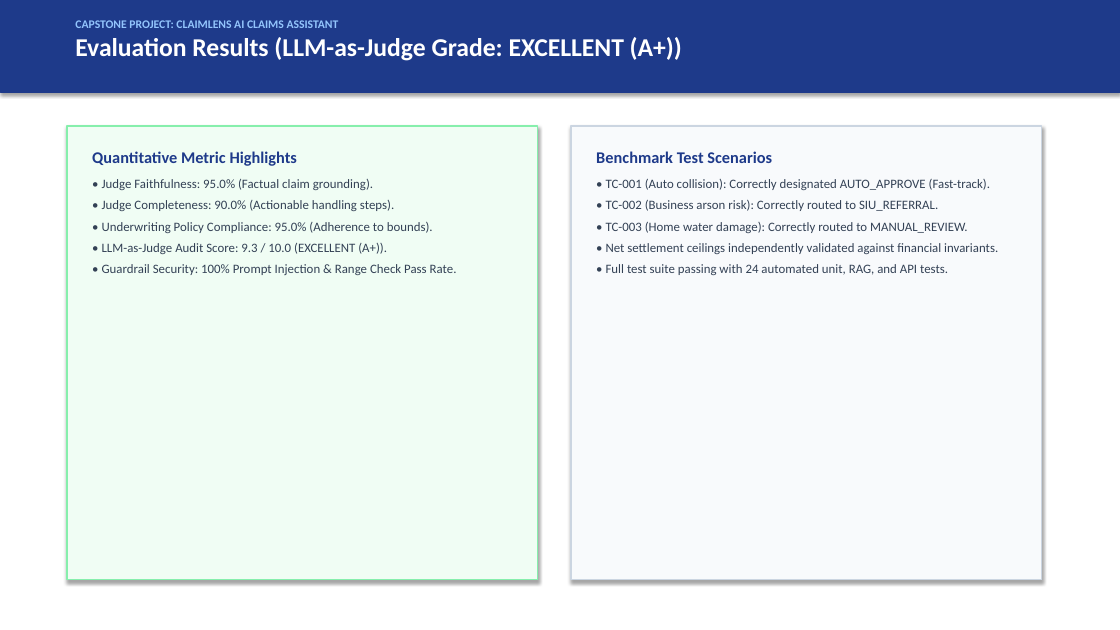
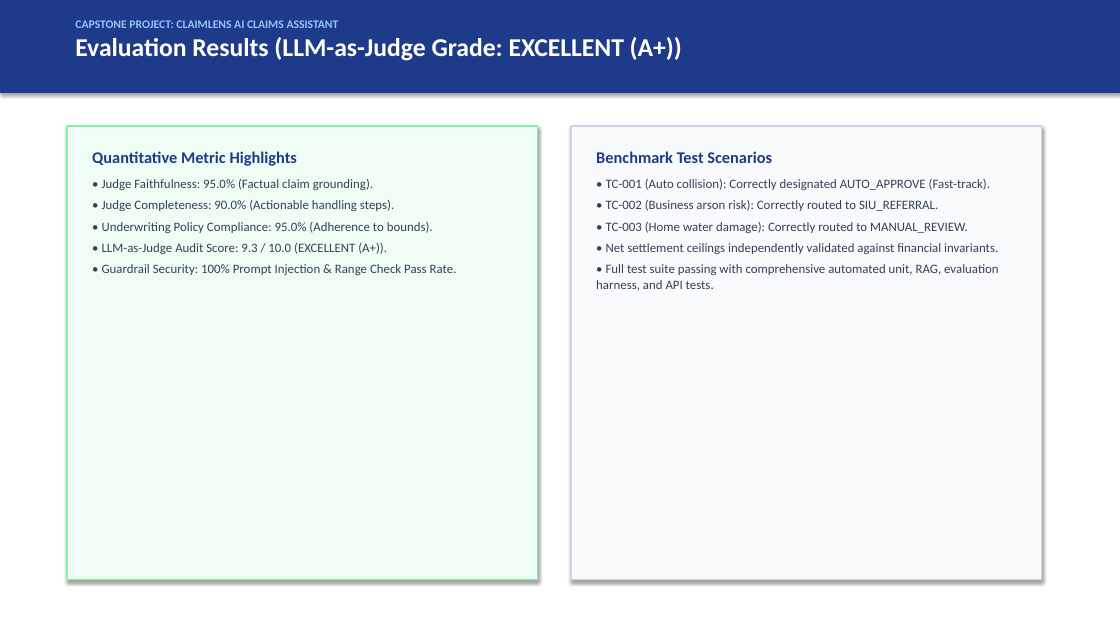
Before and after one commit to Ayushk3001/claimlens, a slide deck: slide 6 of presentation/Project_Presentation.pptx. Drawn at 1120x630 pixels with LibreOffice and Linux fonts; fonts in the diff are those of the drawing. Boxes give left, top, right and bottom in pixels: in the first picture for what was removed or moved away, otherwise in the second. Text is boxed around its words. In the diff, an @@ line names an element or a change of style, - is before the commit and + after.

Commit message:
Audit fixes: extract reusable production evaluation logic, remove deliverable fallbacks, expand benchmark sample count, and clean metric terminology
- Extract settlement-ceiling, TC-003 minimum-loss, judge-metric validation, and pass/fail logic into reusable functions in tests/run_evaluation.py
- Refactor tests/test_evaluation_harness.py to test production functions and add negative JSON loader tests
- Remove deliverable fallbacks in scripts/generate_all_deliverables.py and enforce strict JSON validation
- Remove deepeval aliases from evaluation summary and deliverables
- Expand benchmark end-to-end iterations to 50 with explicit failure tracking and documented sample limitations
- Synchronize README, PDFs, PPTX deck, and submission archive with freshly measured benchmark results

```diff
--- a/presentation/Project_Presentation.pptx
+++ b/presentation/Project_Presentation.pptx
@@ text at bbox=[596, 264, 999, 290]: text changed @@
-• Full test suite passing with 24 automated unit, RAG, and API tests.
+• Full test suite passing with comprehensive automated unit, RAG, evaluation harness, and API tests.
```
Also in this commit, not shown: 1 other slide changed, 13 other files.
